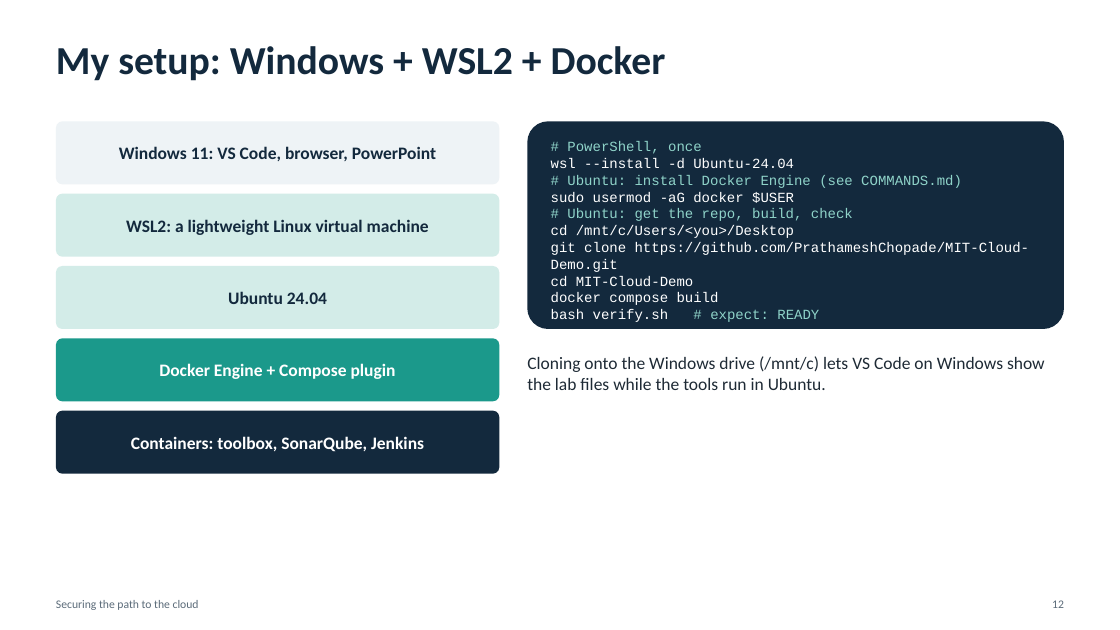
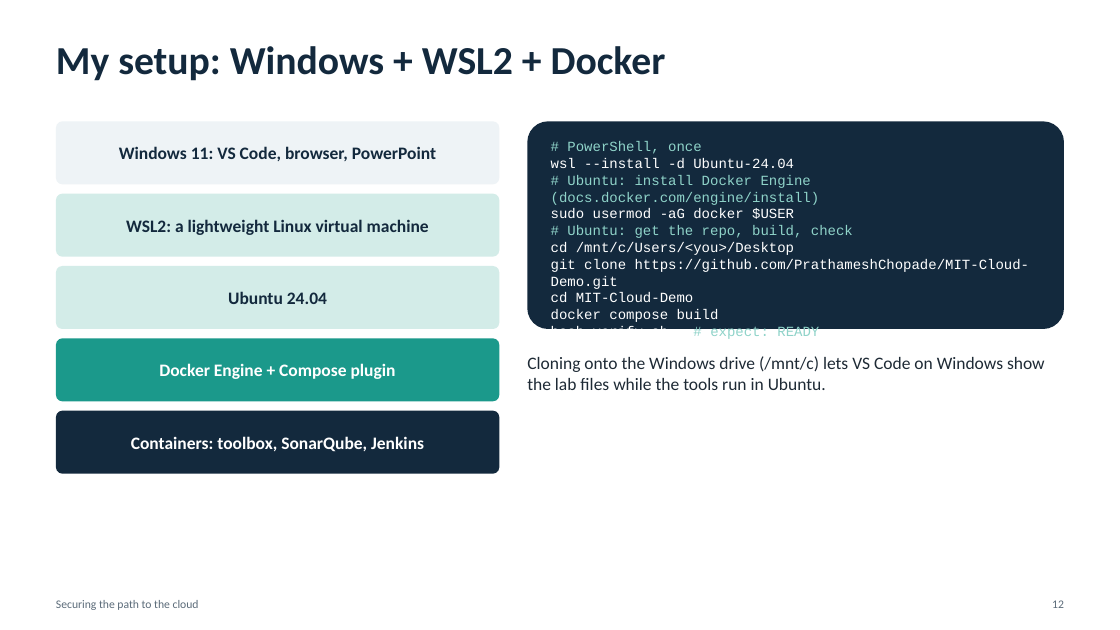
Before and after one commit to PrathameshChopade/MIT-Cloud-Demo, a slide deck: slide 12 of presentation/Securing-the-Path-to-the-Cloud.pptx. Drawn at 1120x630 pixels with LibreOffice and Linux fonts; fonts in the diff are those of the drawing. Boxes give left, top, right and bottom in pixels: in the first picture for what was removed or moved away, otherwise in the second. Text is boxed around its words. In the diff, an @@ line names an element or a change of style, - is before the commit and + after.

```diff
--- a/presentation/Securing-the-Path-to-the-Cloud.pptx
+++ b/presentation/Securing-the-Path-to-the-Cloud.pptx
@@ text at (x1=551, y1=175, x2=820, y2=205): text changed @@
-# Ubuntu: install Docker Engine (see COMMANDS.md)
+# Ubuntu: install Docker Engine (docs.docker.com/engine/install)
```
Also in this commit, not shown: 3 other slides changed, 4 slides added, 4 slides removed.
